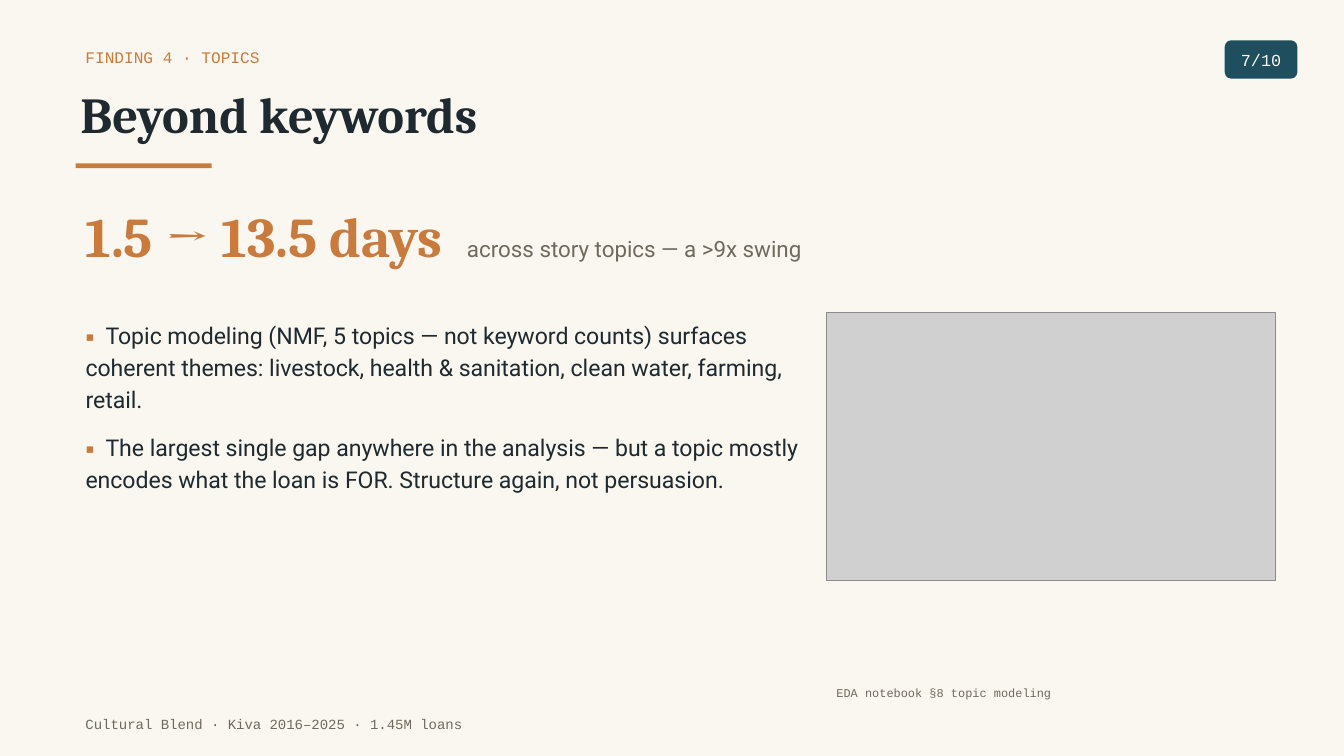
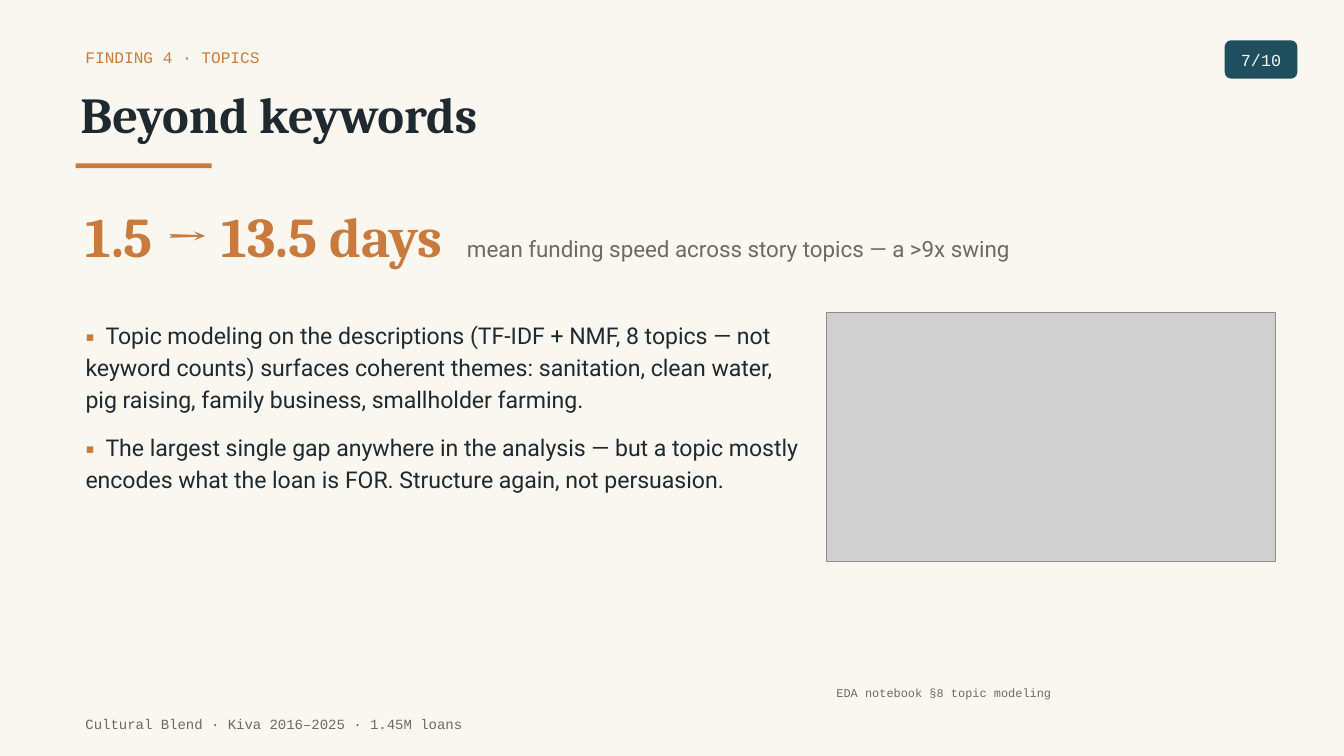
Before and after one commit to tuannm3812/unsw-ma-hackathon-2026, a slide deck: slide 7 of docs/presentation/slides_draft.pptx. Drawn at 1344x756 pixels with LibreOffice and Linux fonts; fonts in the diff are those of the drawing; grey boxes stand for pictures. Boxes give left, top, right and bottom in pixels: in the first picture for what was removed or moved away, otherwise in the second. Text is boxed around its words. In the diff, an @@ line names an element or a change of style, - is before the commit and + after.

```diff
--- a/docs/presentation/slides_draft.pptx
+++ b/docs/presentation/slides_draft.pptx
@@ text at (85,218,1010,270): text changed @@
-1.5 → 13.5 days across story topics — a >9x swing
+1.5 → 13.5 days mean funding speed across story topics — a >9x swing
@@ text at (86,326,773,413): text changed @@
-▪ Topic modeling (NMF, 5 topics — not keyword counts) surfaces coherent themes: livestock, health & sanitation, clean water, farming, retail.
+▪ Topic modeling on the descriptions (TF-IDF + NMF, 8 topics — not keyword counts) surfaces coherent themes: sanitation, clean water, pig raising, family business, smallholder farming.
@@ picture: place and size @@
-picture at (827,313,1275,580)
+picture at (827,313,1275,562)
```
Also in this commit, not shown: 6 other slides changed, 16 other files.
